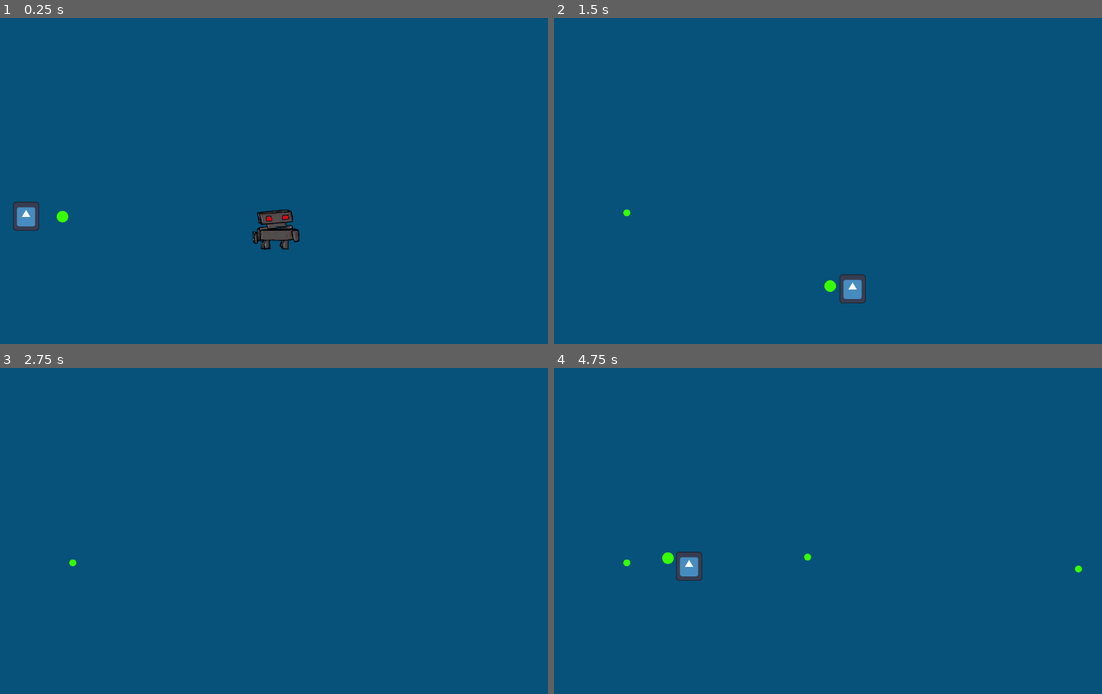
Above: before the commit, frames 1-4 (two rows, left to right).
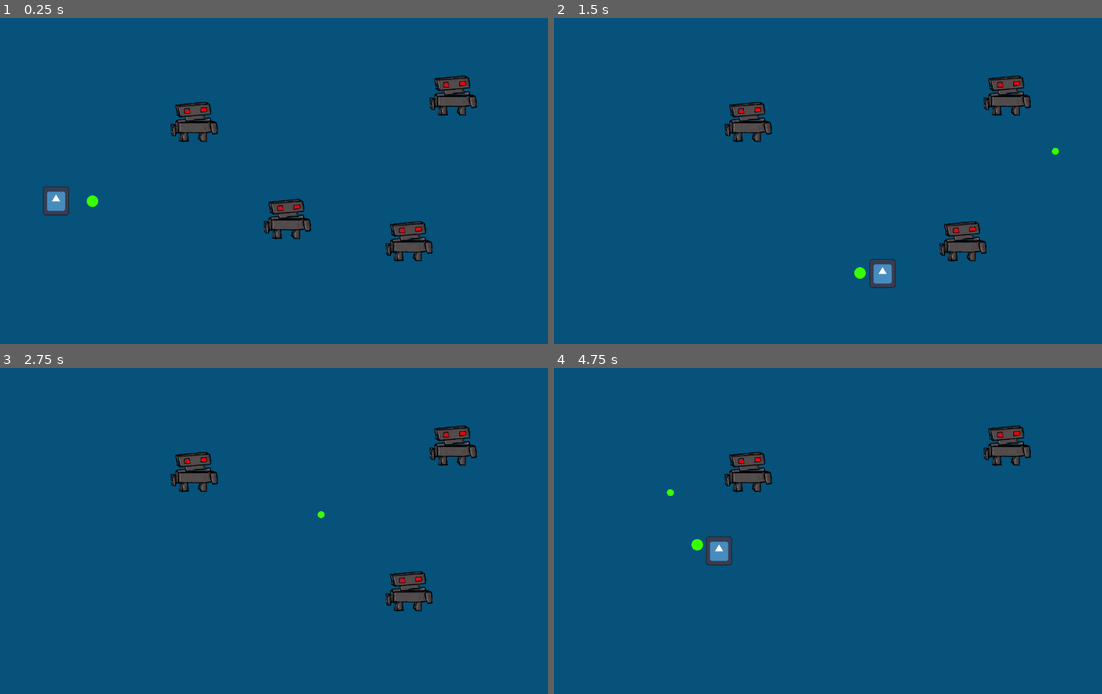
Above: after the commit, the same moments.

Repository: BujarMuharemi/game-jam-5
Game: Godot game, scene res://main.tscn
Two runs of this game, one before a commit and one after it. Both use one fixed random seed, a clock stepped at 60 frames per second and the inputs below. The engine's default icon, where the game draws it, is replaced by a stand-in: a white triangle on a blue panel in a dark square.
Inputs (mouse positions are in pixels of both pictures, inside the frame that each line leads up to):
- Up to frame 1 (0.25 s): no input
- Up to frame 2 (1.5 s): tap Enter at 0.5 s; move the mouse to (937, 164) at 0.52 s; hold Right (move_right) 0.53-1.28 s; click (937, 164) at 0.6 s; move the mouse to (696, 197) at 1.27 s; hold Down (move_down) from 1.28 s (still down); click (696, 197) at 1.35 s
- Up to frame 3 (2.75 s): tap Space at 2 s; move the mouse to (317, 459) at 2.02 s; release Down (move_down) at 2.03 s; hold Right (move_right) from 2.03 s (still down); click (317, 459) at 2.1 s
- Up to frame 4 (4.75 s): move the mouse to (784, 596) at 2.77 s; release Right (move_right) at 2.78 s; hold Up (move_up) 2.78-3.53 s; click (784, 596) at 2.85 s; tap Enter at 3.5 s; move the mouse to (986, 579) at 3.52 s; hold Left (move_left) from 3.53 s (still down); click (986, 579) at 3.6 s; move the mouse to (636, 482) at 4.27 s; click (636, 482) at 4.35 s

The runs differ from the first frame. In frame 1, 4.2% of the frame differs, in the area x 2-88%, y 17-75%; in frame 2, 3.2%; in frame 3, 2.3%; in frame 4, 2.6%.

Commit message:
addes some stuff

Diff:
--- /dev/null
+++ b/bullet/bullet2.gd
@@ -0,0 +1,17 @@
+extends Node2D
+
+var direction = Vector2.ZERO
+@export var speed = 1000
+@export var lifetime = 3
+
+# Called when the node enters the scene tree for the first time.
+func _ready():
+	pass # Replace with function body.
+
+
+# Called every frame. 'delta' is the elapsed time since the previous frame.
+func _process(delta):
+	pass
+
+func _physics_process(delta: float) -> void:
+	position += direction * speed * delta
--- /dev/null
+++ b/bullet/bullet2.tscn
@@ -0,0 +1,19 @@
+[gd_scene load_steps=4 format=3 uid="uid://dl71kluf8ejn6"]
+
+[ext_resource type="Texture2D" uid="uid://dm5a3kop68oy7" path="res://bullet/bullet.png" id="1_bjoms"]
+[ext_resource type="Script" path="res://bullet/bullet2.gd" id="1_m7pyk"]
+
+[sub_resource type="CircleShape2D" id="CircleShape2D_2825i"]
+radius = 8.0
+
+[node name="Bullet2" type="Node2D" groups=["bullet"]]
+script = ExtResource("1_m7pyk")
+
+[node name="Sprite2D" type="Sprite2D" parent="."]
+scale = Vector2(0.3, 0.3)
+texture = ExtResource("1_bjoms")
+
+[node name="Area2D" type="Area2D" parent="."]
+
+[node name="CollisionShape2D" type="CollisionShape2D" parent="Area2D"]
+shape = SubResource("CircleShape2D_2825i")
--- a/enemy/enemy.gd
+++ b/enemy/enemy.gd
@@ -9,12 +9,10 @@
 
 # Called every frame. 'delta' is the elapsed time since the previous frame.
 func _process(delta):
-	pass
-
+	position.move_toward(get_parent().get_node("Player").position,100)
 
 func _on_body_entered(body):
-	print(body)
-	body.hide()
+	body.get_parent().hide()
 	hide()
 	bullet_hit.emit()
 	$CollisionShape2D.set_deferred("disabled", true)
--- a/enemy/enemy.tscn
+++ b/enemy/enemy.tscn
@@ -17,4 +17,4 @@
 position = Vector2(-1, 2)
 shape = SubResource("RectangleShape2D_qvdsf")
 
-[connection signal="body_entered" from="." to="." method="_on_body_entered"]
+[connection signal="area_entered" from="." to="." method="_on_body_entered"]
--- a/main.tscn
+++ b/main.tscn
@@ -5,8 +5,17 @@
 
 [node name="Main" type="Node"]
 
-[node name="Area2D" parent="." instance=ExtResource("1_ud884")]
-position = Vector2(131, 437)
+[node name="Player" parent="." instance=ExtResource("1_ud884")]
+position = Vector2(197, 403)
 
 [node name="Enemy4" parent="." instance=ExtResource("2_vv2i6")]
-position = Vector2(682, 466)
+position = Vector2(707, 443)
+
+[node name="Enemy5" parent="." instance=ExtResource("2_vv2i6")]
+position = Vector2(975, 492)
+
+[node name="Enemy6" parent="." instance=ExtResource("2_vv2i6")]
+position = Vector2(502, 229)
+
+[node name="Enemy7" parent="." instance=ExtResource("2_vv2i6")]
+position = Vector2(1072, 171)
--- a/player/Player.gd
+++ b/player/Player.gd
@@ -57,8 +57,10 @@
 		#bullet.linear_velocity = event.position
 		##bullet.add_constant_central_force(diff*500)
 		#bullet.position.move_toward(event.position,1)
+		bullet.direction = global_position.direction_to(get_global_mouse_position())
 
 		get_parent().add_child(bullet) # adding it to the main scene
+
 	elif event is InputEventMouseMotion:
 		var diff = event.position - position
 		diff =  position.direction_to(event.position)
--- a/player/Player.tscn
+++ b/player/Player.tscn
@@ -2,16 +2,16 @@
 
 [ext_resource type="Script" path="res://player/Player.gd" id="1_4joht"]
 [ext_resource type="Texture2D" uid="uid://5iomks71v6i0" path="res://icon.svg" id="1_dug83"]
-[ext_resource type="PackedScene" uid="uid://dplpe7wxrjrbe" path="res://bullet/bullet.tscn" id="2_py5xq"]
+[ext_resource type="PackedScene" uid="uid://dl71kluf8ejn6" path="res://bullet/bullet2.tscn" id="2_addm8"]
 [ext_resource type="Texture2D" uid="uid://dm5a3kop68oy7" path="res://bullet/bullet.png" id="4_ept1d"]
 
 [sub_resource type="RectangleShape2D" id="RectangleShape2D_bjlge"]
 size = Vector2(58, 64)
 
-[node name="Area2D" type="CharacterBody2D"]
+[node name="Player" type="CharacterBody2D"]
 script = ExtResource("1_4joht")
 speed = 800
-bullet_scene = ExtResource("2_py5xq")
+bullet_scene = ExtResource("2_addm8")
 
 [node name="Sprite2D" type="Sprite2D" parent="."]
 scale = Vector2(0.456, 0.5)
Not shown, changed: README.md
